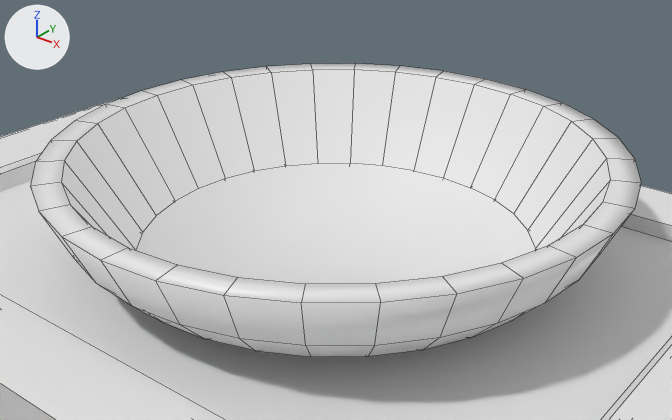
Two versions of the FBX model Assets/-GameFolder-/Graphics/3DGraphics/Models/FoodPlate.fbx, one commit apart.
One viewpoint serves both versions: a 50 mm camera at (0.305, -0.349, 0.269) aimed at (0.013, 0.016, 0.042). The lights are fixed; the arrows at upper left show +X, +Y and +Z. Mesh edges are drawn as thin lines. Where no turn or scale is listed for an object, it has been applied to the vertices.

Script lines for the objects in view, before the commit:
```python
me_cube_014 = bpy.data.meshes.new('Cube.014')
me_cube_014.from_pydata(...)  # 104 vertices, 98 faces; spans x -0.255..0.255, y -0.184..0.184, z -0.003..0.033
me_cube_014.materials.append(mat_material2)  # its picture is missing
me_plane_007 = bpy.data.meshes.new('Plane.007')
me_plane_007.from_pydata(...)  # 192 vertices, 162 faces; spans x -0.148..0.17, y -0.141..0.177, z 0.014..0.077
me_plane_007.materials.append(mat_material2)  # its picture is missing
ob_foodplate = bpy.data.objects.new('FoodPlate', me_plane_007)
ob_foodplate.location = (0.0, 0.0, 0.0)
ob_tray = bpy.data.objects.new('Tray', me_cube_014)
ob_tray.location = (0.0, 0.0, 0.0)
```
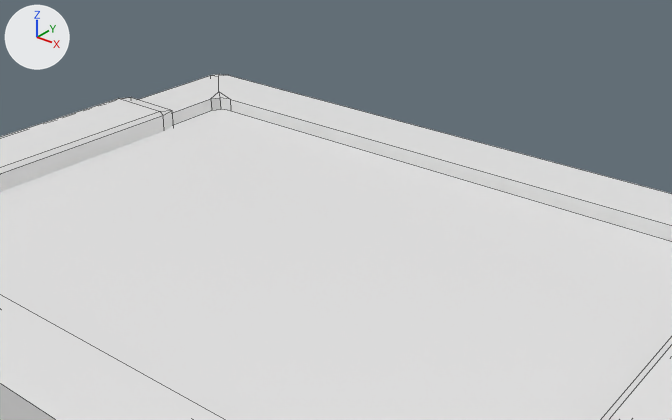
Commit message: Food plates

Location of each change, [x1, y1, x2, y2] in pixels of the pictures (672 x 420 px):
'FoodPlate', deleted
    before: [31, 63, 641, 357]

The change, as a list of edits to the scene's bpy script:
```text
Remove ob_foodplate:
    ob_foodplate = bpy.data.objects.new('FoodPlate', me_plane_007)
    ob_foodplate.location = (0.0, 0.0, 0.0)
```
